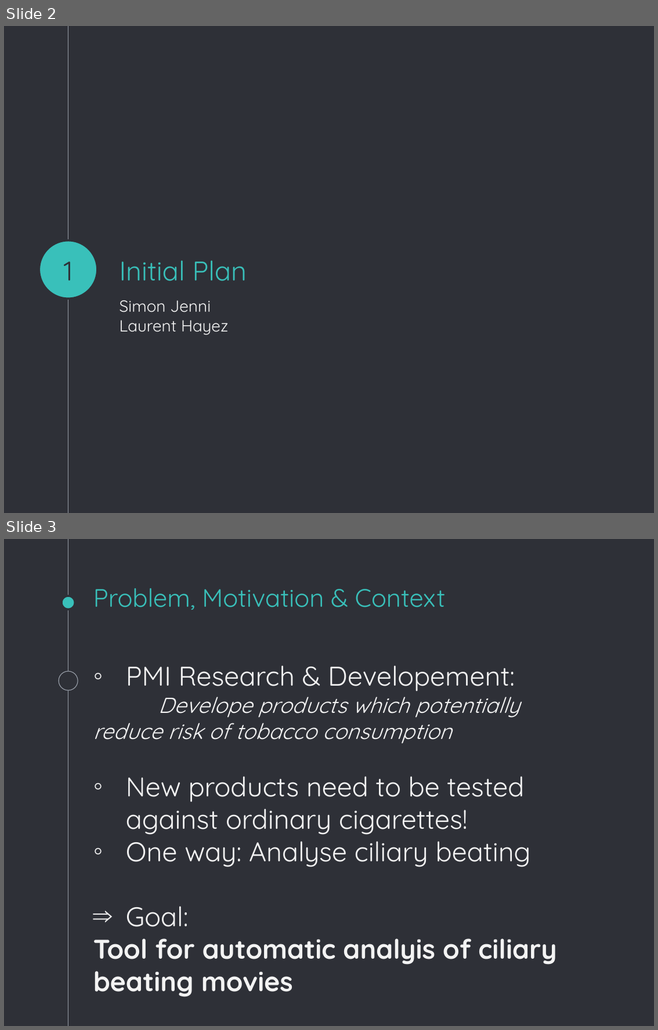
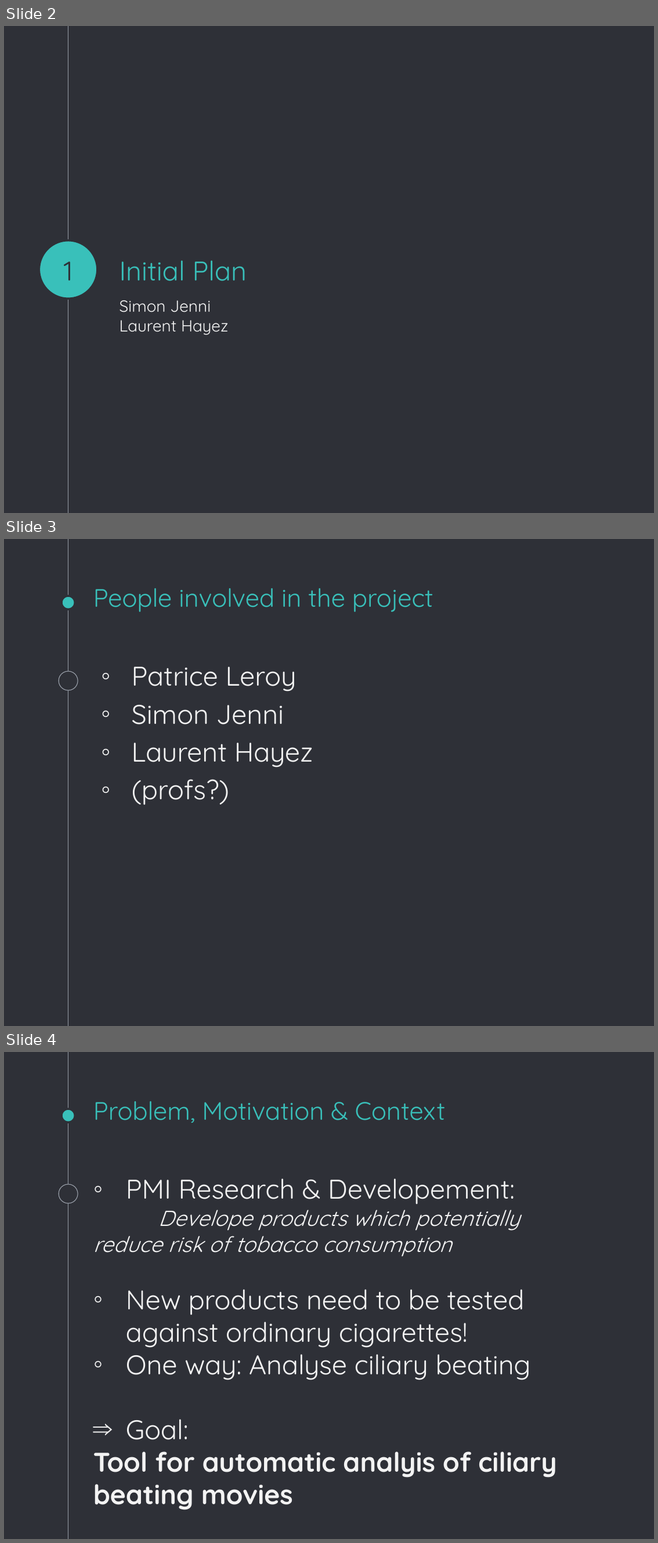
Before and after one commit to SimuJenni/RD-project, a slide deck: doc/initial-plan.pptx. Shown one above the other, each under a label of ours: slides 2 and 3 before the commit, slides 2, 3 and 4 after it. The pictures are 658x1030 and 658x1543 pixels, drawn with LibreOffice and Linux fonts; fonts in the diff are those of the drawing. Boxes give left, top, right and bottom in pixels: in the first picture for what was removed or moved away, otherwise in the second. Text is boxed around its words. In the diff, an @@ line names an element or a change of style, - is before the commit and + after.

```diff
--- a/doc/initial-plan.pptx
+++ b/doc/initial-plan.pptx
@@ slide 3 added at (x1=4, y1=539, x2=654, y2=1026), background #2E3037; not listed: 3 template elements that a slide beside it also shows @@
@@ title added at (x1=93, y1=588, x2=433, y2=612), 28 pt, text #39C0BA @@
+People involved in the project
@@ text added at (x1=132, y1=667, x2=313, y2=805), 30 pt, text #F3F3F3 @@
+◦ Patrice Leroy
+◦ Simon Jenni
+◦ Laurent Hayez
+◦ (profs?)
@@ what was slide 3 is now slide 4 @@
```
Also in this commit, not shown: 1 slide changed, 2 other slides added, 1 other file.
